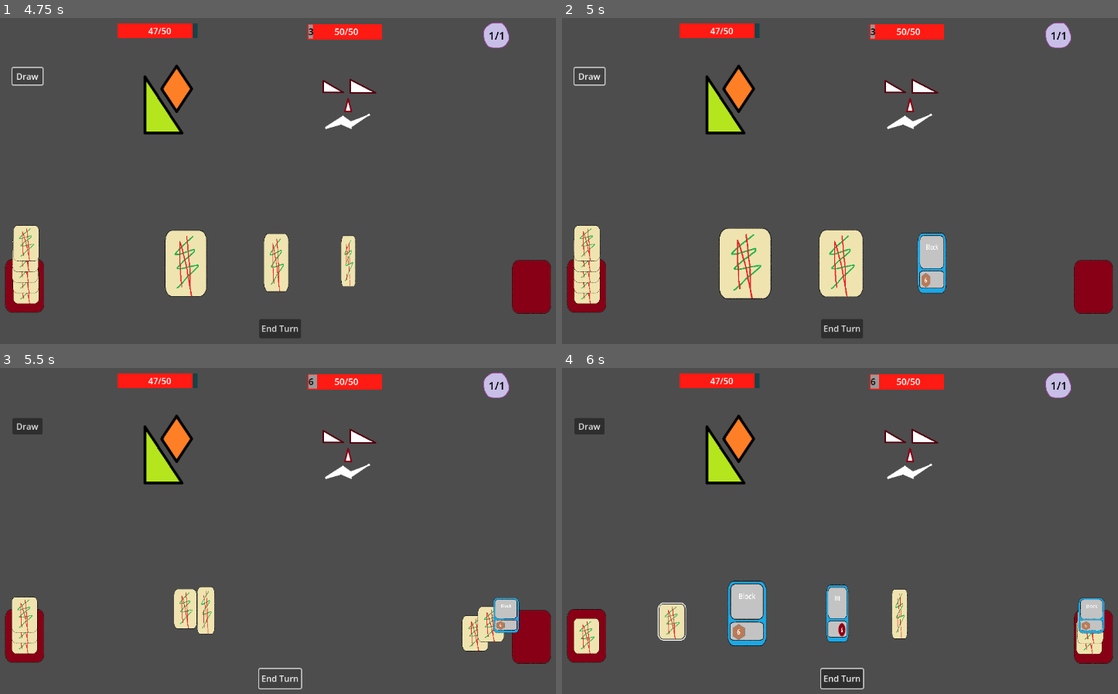
Above: before the commit, frames 1-4 (two rows, left to right).
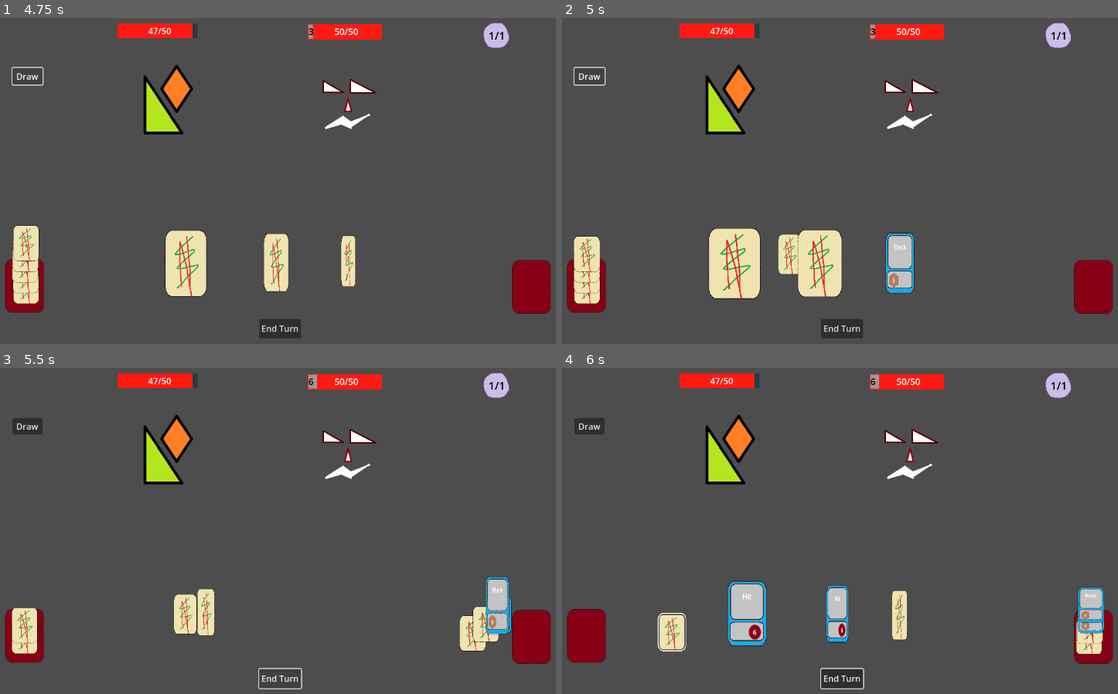
Above: after the commit, the same moments.

Repository: HartThomas/Roguelike-Ideas
Game: Godot game, scene res://main.tscn
The game is run twice, just before and just after one commit, with the same random seed, the same clock (stepped at 60 frames per second) and the same inputs.
Inputs (mouse positions are in pixels of both pictures, inside the frame that each line leads up to):
- Up to frame 1 (4.75 s): tap Enter at 0.5 s; drag from (289, 112) to (339, 96) at 0.52 s; click "Draw" at 1.25 s; click "End Turn" at 2 s; click "Draw" at 2.75 s; click "End Turn" at 3.5 s; click "Draw" at 4.25 s
- Up to frame 2 (5 s): no input
- Up to frame 3 (5.5 s): click "End Turn" at 5 s
- Up to frame 4 (6 s): drag from (584, 625) to (840, 615) at 5.77 s

Frame 1 is identical in both runs. In frame 2, 5.8% of the frame differs, in the area x 2-70%, y 63-87%; in frame 3, 1.8%; in frame 4, 1.9%.

Commit message:
Add delay between reshuffle and next draw

Diff:
--- a/battle.gd
+++ b/battle.gd
@@ -60,6 +60,8 @@
 		depleted.clear()
 		deck.shuffle()
 		arrange_deck_positions()
+		await get_tree().create_timer(1.2).timeout
+		_on_draw_button_down()
 	else:
 		hand.append(deck[deck.size() - 1])
 		deck.remove_at(deck.size() - 1)
